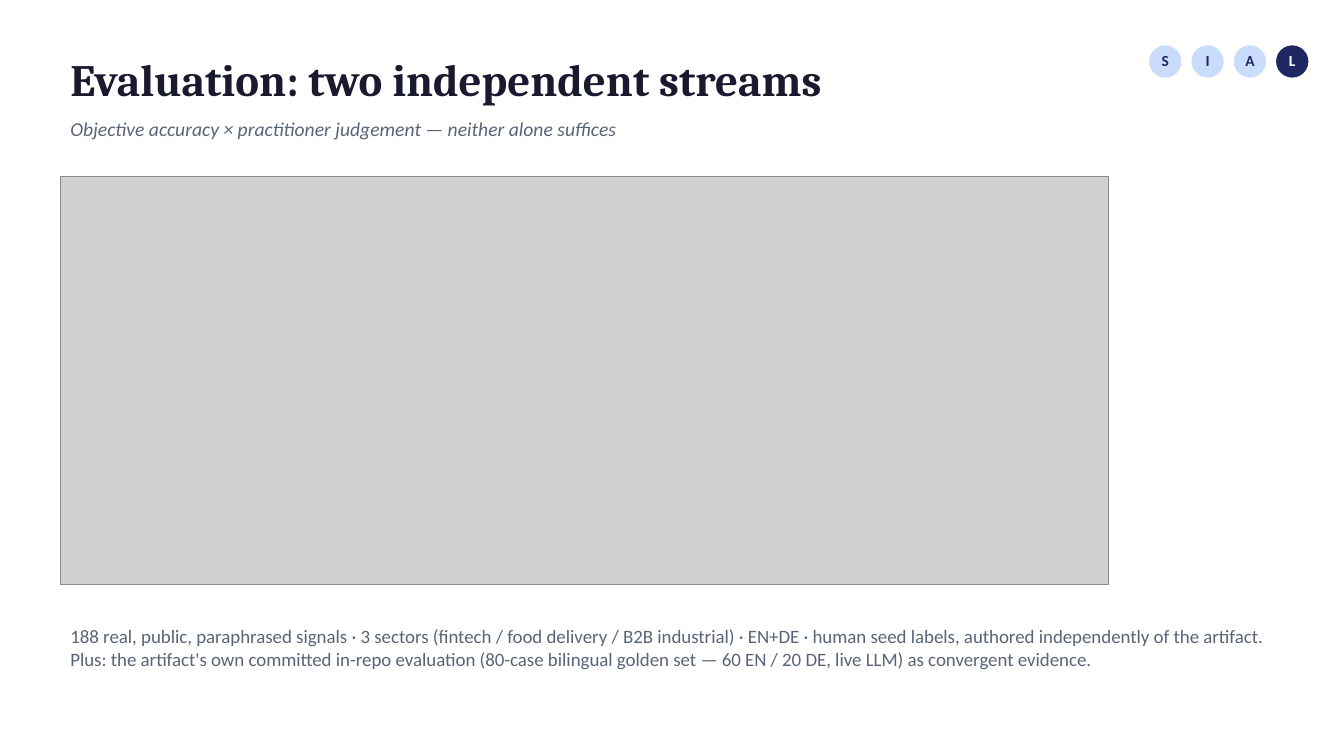
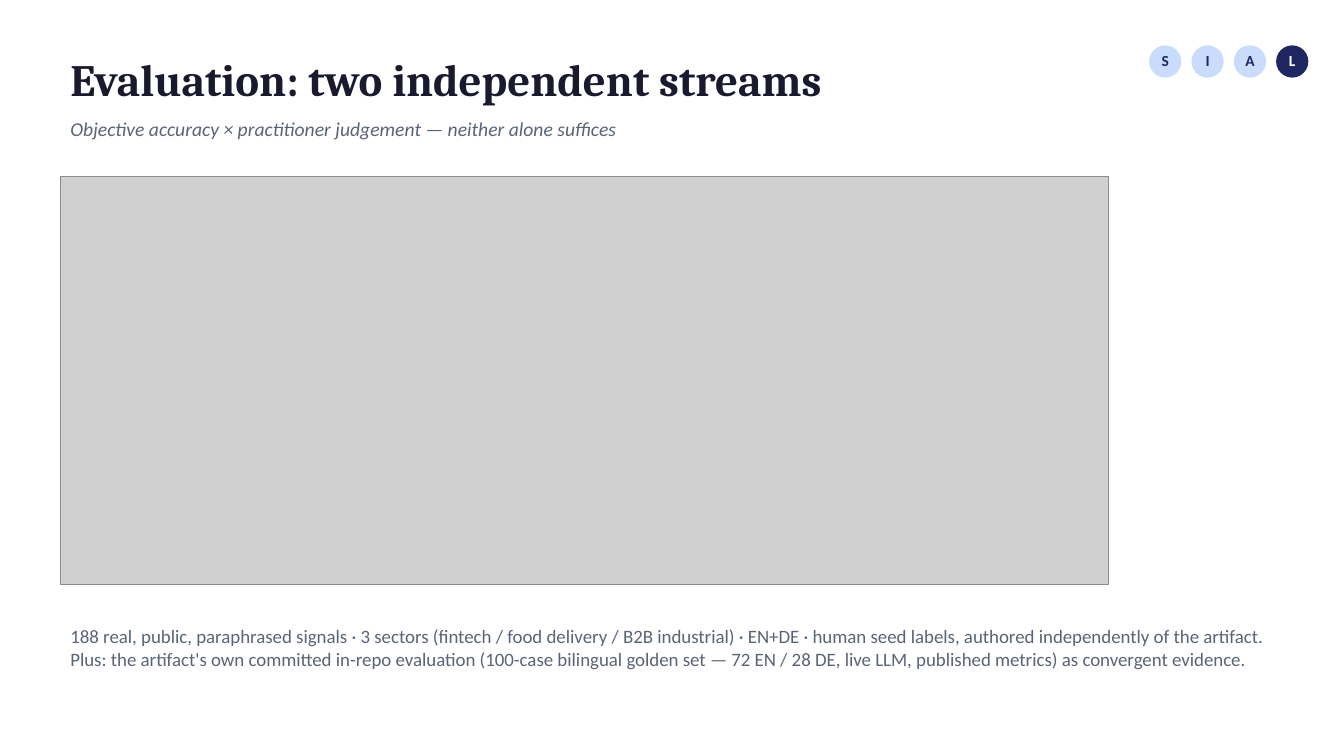
Before and after one commit to fogu13/CLARA, a slide deck: slide 12 of thesis/defense/defense_deck.pptx (slide 7 before the commit). Drawn at 1344x756 pixels with LibreOffice and Linux fonts; fonts in the diff are those of the drawing; grey boxes stand for pictures. Boxes give left, top, right and bottom in pixels: in the first picture for what was removed or moved away, otherwise in the second. Text is boxed around its words. In the diff, an @@ line names an element or a change of style, - is before the commit and + after.

```diff
--- a/thesis/defense/defense_deck.pptx
+++ b/thesis/defense/defense_deck.pptx
@@ text at bbox=[70, 629, 1262, 669]: text changed @@
-188 real, public, paraphrased signals · 3 sectors (fintech / food delivery / B2B industrial) · EN+DE · human seed labels, authored independently of the artifact. Plus: the artifact's own committed in-repo evaluation (80-case bilingual golden set — 60 EN / 20 DE, live LLM) as convergent evidence.
+188 real, public, paraphrased signals · 3 sectors (fintech / food delivery / B2B industrial) · EN+DE · human seed labels, authored independently of the artifact. Plus: the artifact's own committed in-repo evaluation (100-case bilingual golden set — 72 EN / 28 DE, live LLM, published metrics) as convergent evidence.
```
Also in this commit, not shown: 4 other slides changed, 5 slides added, 15 other files.
